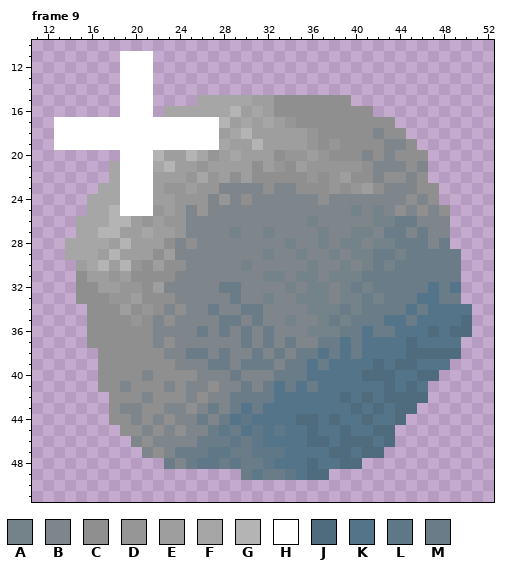
Two versions of one pixel-art file, resources/sprites/gui/upgrades/upgrades.aseprite. The first picture shows the starting point.
65x65 pixels, 68 frames. Colours within 5 levels of each other are drawn and written as one. Shown: frame 9: x 11..52, y 10..51.
Visible layers, top first: "new2", "new1", "old".
Palette (. is transparent): A #74828a  B #7e868b  C #8f8f8f  D #969696  E #9e9e9e  F #a6a6a6  G #b4b4b4  H #ffffff  J #4f6b7e  K #547589  L #5f7888  M #6a7c87
Pixels before, frame 9, first column x 13:
11 ......HHH.............................
12 ......HHH.............................
13 ......HHH.............................
14 ......HHH.............................
15 ......HHH....FFFFFEECCCCCCC...........
16 ......HHH.FFFFFFGEFECCCCCCCCC.........
17 HHHHHHHHHHHHHHHGEFEFEDCCCCCCCCC.......
18 HHHHHHHHHHHHHHHEFGEEEEEDCCCCCBCC......
19 HHHHHHHHHHHHHHHFEEGEEEEDCDCCCCBBC.....
20 ......HHHGEEGFDEFEEECDDEDCCCBCBCCC....
21 .....FHHHFGEEDEEEECEDCEDDDDDCBBBCB....
22 .....FHHHEEEDFDECECCCCCDCDECCBCCBC....
23 ....FFHHHEDDEDDBBBBCBBCCCDCDECBBBCC...
24 ...FFFHHHEEDDDBDBCBBBBBBCBBBBBBBCBC...
25 ...FFGHHHDEDBDBBBBBBBBBBBBBABABCBCBC..
26 ..FFFGGEDEDDBBBBBBBBBBBABBBBBAAMMBBB..
27 ..FFGGEEFEEDBBBBABBABBBBABBAABMMBMBB..
28 .FFFFEGEEECBCBBBBBBBBABBABAABAAMMMBM..
29 .FFFEGEEECEBBBBBBBBABBABBABAAMMAMMMMM.
30 ..EFGEGDCECCBBBBBABBBBBABBABAMAMMMMMM.
31 ..CEEDECCCCBBBBBBBBAABAABAAAMMMMMMMMM.
32 ..CCEEDDCEBBBBBMMBBBBABAABAMAMMMMMKMK.
33 ..CCCDDECCCBBBBBMBBABBAAABAAMAMMMKKMM.
34 ...CCCECDCBCBBMBBMMBBBBAAAMAMMMMKMKKKK
35 ...CCCCDCBCBBBBMMBMBBABBAMAMMMKKMKKKKJ
36 ...CCCCCCBBBBMBMBMBMBBBAAAMMKMMKKKJKJJ
37 ...CCCCCCBCBBBBBBMBMBMBBMMKMKKKKJKKKK.
38 ....CCCCCCBBMMBMBBMBMBMMKMKMKKKKJJJJJ.
39 ....CCCCCCCBBBMMBMMMBMMKMKKKKJKJJKKK..
40 ....CCCCBCCCCBBBMBBBMMMKKKKKJJJKKJJ...
41 ....CCBCCCBCBBCBBMBMKMKMKKKKKKJKJK....
42 .....CCCBCCCBCBBMMMMKKKKKKJKJKJJJJ....
43 .....CBBCCBBCBMBMKMKKKKKKKKJKJKJJ.....
44 .....CCBCBCBBMBMKLKKKKJJKJKKJKKJ......
45 ......CCBCBCBBMLMKLKLKKJKKJKKJJ.......
46 .......BCBBBBMMMLMLKKKKJJKJJJKJ.......
47 ........BCBMMMLLMMLLLKKKKJJKJJ........
48 ..........MBMLLMLMMLKKKJKKJJ..........
49 .................MLMMLKJJ.............
New version:
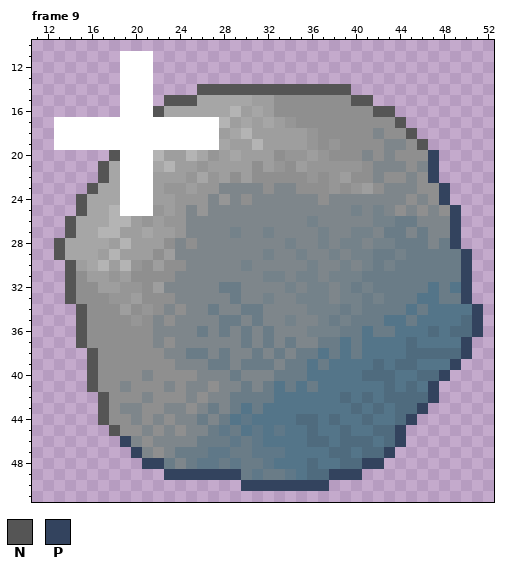
Colours new in this view: N #555555  P #33435e
From old to new:
Changed rows in their new state; - is an unchanged pixel.
Frame 9, layer "old":
first column x 13:
14 -------------NNNNNNNNNNNNNN------------
15 ----------NNN--------------NN----------
16 ---------N-------------------NN--------
17 -------------------------------N-------
18 --------------------------------N------
19 ---------------------------------N-----
20 -----N----------------------------P----
21 ----N-----------------------------P----
22 ----N-----------------------------P----
23 ---N-------------------------------P---
24 --N--------------------------------P---
25 --N---------------------------------P--
26 -N----------------------------------P--
27 -N----------------------------------P--
28 N-----------------------------------P--
29 N------------------------------------P-
30 -N-----------------------------------P-
31 -N-----------------------------------P-
32 -N-----------------------------------P-
33 -N-----------------------------------P-
34 --N-----------------------------------P
35 --N-----------------------------------P
36 --N-----------------------------------P
37 --N----------------------------------P-
38 ---N---------------------------------P-
39 ---N--------------------------------P--
40 ---N-------------------------------P---
41 ---N------------------------------P----
42 ----N-----------------------------P----
43 ----N----------------------------P-----
44 ----N---------------------------P------
45 -----N-------------------------P-------
46 ------P------------------------P-------
47 -------P----------------------P--------
48 --------PP------------------PP---------
49 ----------PPPPPPP--------PPP-----------
50 -----------------PPPPPPPP--------------
Changed places in both pictures, as pixel boxes (x1, y1, x2, y2):
added: (54, 84, 483, 491)
